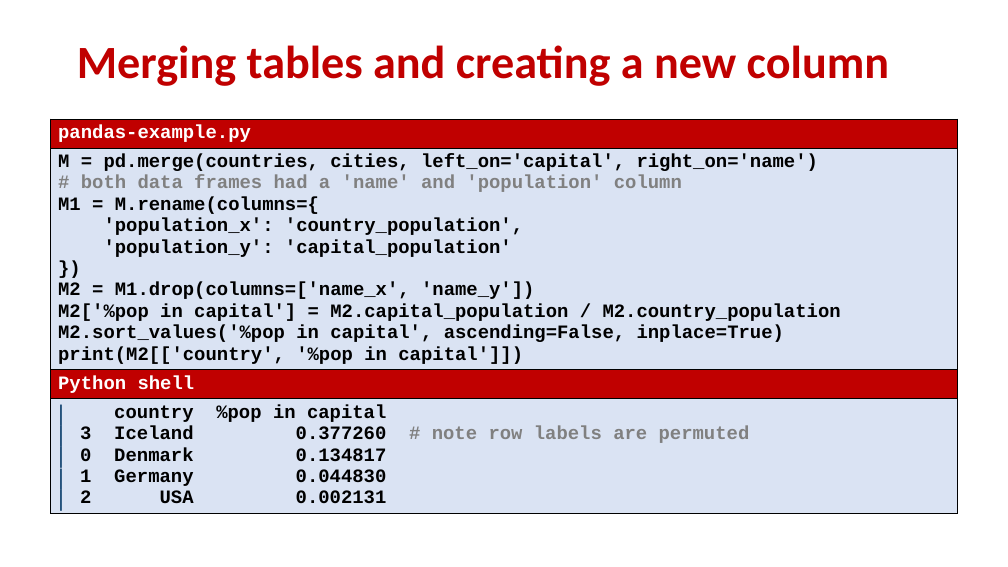
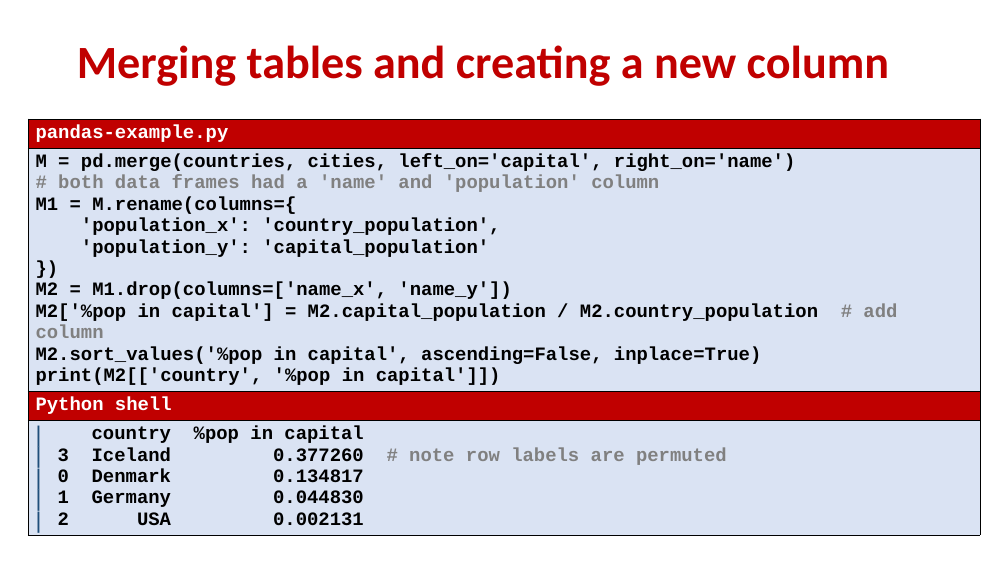
Before and after one commit to gsbrodal/gsbrodal.github.io, a slide deck: slide 14 of ipsa/slides/pandas.pptx. Drawn at 1008x567 pixels with LibreOffice and Linux fonts; fonts in the diff are those of the drawing. Boxes give left, top, right and bottom in pixels: in the first picture for what was removed or moved away, otherwise in the second. Text is boxed around its words. In the diff, an @@ line names an element or a change of style, - is before the commit and + after.

```diff
--- a/ipsa/slides/pandas.pptx
+++ b/ipsa/slides/pandas.pptx
@@ table at box(28, 119, 980, 535) @@
-row 2, column 1: M = pd.merge(countries, cities, left_on='capital', right_on='name') / # both data frames had a 'name' and 'population' column / M1 = M.rename(columns={ / 'population_x': 'country_population', / 'population_y': 'capital_population' / }) / M2 = M1.drop(columns=['name_x', 'name_y']) / M2['%pop in capital'] = M2.capital_population / M2.country_population / M2.sort_values('%pop in capital', ascending=False, inplace=True) / print(M2[['country', '%pop in capital']])
+row 2, column 1: M = pd.merge(countries, cities, left_on='capital', right_on='name') / # both data frames had a 'name' and 'population' column / M1 = M.rename(columns={ / 'population_x': 'country_population', / 'population_y': 'capital_population' / }) / M2 = M1.drop(columns=['name_x', 'name_y']) / M2['%pop in capital'] = M2.capital_population / M2.country_population # add column / M2.sort_values('%pop in capital', ascending=False, inplace=True) / print(M2[['country', '%pop in capital']])
@@ table: place and size @@
-table at box(51, 119, 958, 535)
+table at box(28, 119, 980, 535)
```
Also in this commit, not shown: 2 other slides changed, 6 other files.
